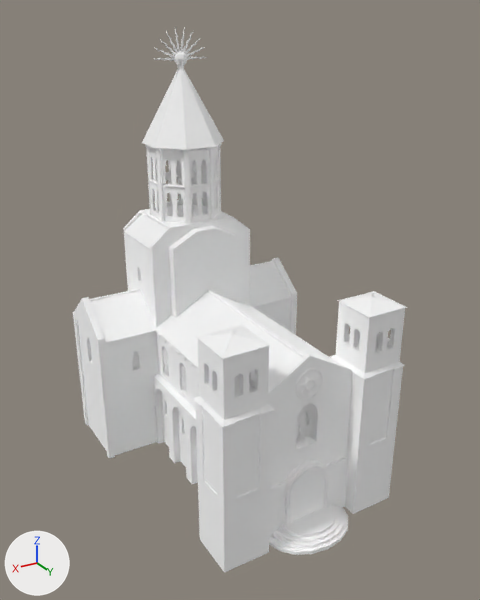
The glTF model Client/Client/Resource/DDSMapData/Meshes/medieval_church.gltf, before and after one commit.
Before and after are seen from a camera (50 mm lens) standing at (13.4, 27.2, 19.3) and looking at (-0.6, 3.9, 7.6). Lighting does not change. The marker at lower left points along +X, +Y and +Z. The first picture is the older version. Vertices at exactly the same position are counted once.

Objects in the first picture: 'medieval_church'.
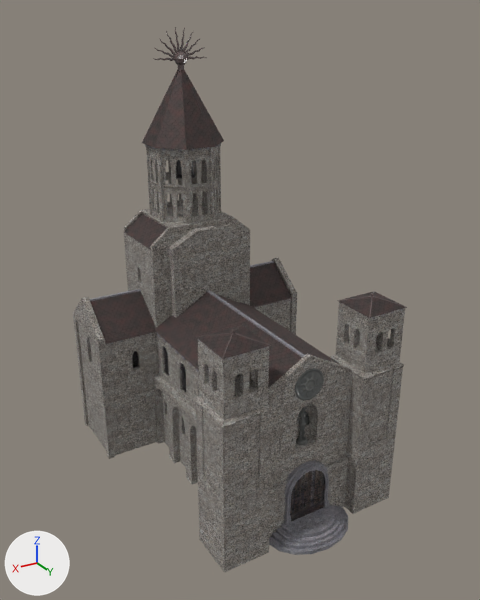
Patch to the scene script:
```diff
--- a/Client/Client/Resource/DDSMapData/Meshes/medieval_church.gltf.py
+++ b/Client/Client/Resource/DDSMapData/Meshes/medieval_church.gltf.py
@@ mat_stone_medieval_church @@
+mat_stone_medieval_church = principled_material('Stone_medieval_church')
+mat_stone_medieval_church.texture = img_medieval_church_texture_4_png
+mat_stone_medieval_church.roughness = 0.2
@@ mat_metal_medieval_church @@
+mat_metal_medieval_church = principled_material('Metal_medieval_church')
+mat_metal_medieval_church.texture = img_medieval_church_texture_1_png
+mat_metal_medieval_church.roughness = 0.2
@@ mat_wroughtiron_medieval_church @@
+mat_wroughtiron_medieval_church = principled_material('WroughtIron_medieval_church')
+mat_wroughtiron_medieval_church.texture = img_medieval_church_texture_5_png
+mat_wroughtiron_medieval_church.roughness = 0.2
@@ mat_rooftiles3_medieval_church @@
+mat_rooftiles3_medieval_church = principled_material('RoofTiles3_medieval_church')
+mat_rooftiles3_medieval_church.texture = img_medieval_church_texture_2_png
+mat_rooftiles3_medieval_church.metallic = 1.0
+mat_rooftiles3_medieval_church.roughness = 0.752
@@ mat_greybrick2_medieval_church @@
+mat_greybrick2_medieval_church = principled_material('GreyBrick2_medieval_church')
+mat_greybrick2_medieval_church.texture = img_medieval_church_texture_3_png
+mat_greybrick2_medieval_church.roughness = 1.0
@@ mat_black_medieval_church @@
+mat_black_medieval_church = principled_material('Black_medieval_church')
+mat_black_medieval_church.texture = img_medieval_church_texture_0_png
+mat_black_medieval_church.roughness = 0.2
@@ mat_churchdoor1_medieval_church @@
+mat_churchdoor1_medieval_church = principled_material('ChurchDoor1_medieval_church')
+mat_churchdoor1_medieval_church.texture = img_medieval_church_texture_8_png
+mat_churchdoor1_medieval_church.roughness = 0.2
@@ mat_marble_medieval_church @@
+mat_marble_medieval_church = principled_material('Marble_medieval_church')
+mat_marble_medieval_church.texture = img_medieval_church_texture_7_png
+mat_marble_medieval_church.roughness = 0.2
@@ me_medieval_church @@
 me_medieval_church.from_pydata(...)  # 25944 vertices, 42595 faces; spans x -7.1..5.3, y -5.2..11.7, z 0.0..18.8
-me_medieval_church.materials.append(mat_wood)  # white #ffffff
-me_medieval_church.materials.append(mat_logedgeweathered)  # white #ffffff
-me_medieval_church.materials.append(mat_doortype1_2)  # white #ffffff
+# me_medieval_church part 1: all 27199 faces that had it switch from mat_marble (white #ffffff) to mat_marble_medieval_church (picture img_medieval_church_texture_7_png)
+# me_medieval_church part 2: all 1605 faces that had it switch from mat_stone (white #ffffff) to mat_stone_medieval_church (picture img_medieval_church_texture_4_png)
+# me_medieval_church part 3: all 9 faces that had it switch from mat_churchdoor1 (white #ffffff) to mat_churchdoor1_medieval_church (picture img_medieval_church_texture_8_png)
+# me_medieval_church part 4: all 3380 faces that had it switch from mat_wroughtiron (white #ffffff) to mat_wroughtiron_medieval_church (picture img_medieval_church_texture_5_png)
+# me_medieval_church part 5: all 8439 faces that had it switch from mat_greybrick2 (white #ffffff) to mat_greybrick2_medieval_church (picture img_medieval_church_texture_3_png)
+# me_medieval_church part 6: all 1098 faces that had it switch from mat_metal (white #ffffff) to mat_metal_medieval_church (picture img_medieval_church_texture_1_png)
+# me_medieval_church part 7: all 40 faces that had it switch from mat_rooftiles3 (white #ffffff) to mat_rooftiles3_medieval_church (picture img_medieval_church_texture_2_png)
+# me_medieval_church part 8: all 423 faces that had it switch from mat_black (white #ffffff) to mat_black_medieval_church (picture img_medieval_church_texture_0_png)
 me_medieval_church.materials.append(mat_rustedmetal)
+me_medieval_church.materials.append(mat_wood_medieval_church)  # picture img_medieval_church_texture_6_png
+me_medieval_church.materials.append(mat_logedgeweathered_medieval_church)  # picture img_medieval_church_texture_9_png
+me_medieval_church.materials.append(mat_doortype1_2_medieval_church)  # picture img_medieval_church_texture_10_png
```

Changed parts and their boxes (x1, y1, x2, y2) in the pictures (480 x 600 px):
part 1 of me_medieval_church, recoloured (white to grey): (295, 368, 324, 445) in both
part 2 of me_medieval_church, recoloured: (89, 143, 403, 555) in both
part 3 of me_medieval_church, recoloured (white to black): (290, 470, 325, 521) in both
part 4 of me_medieval_church, recoloured: (132, 161, 196, 433) in both
part 5 of me_medieval_church, recoloured (white to grey): (73, 145, 405, 573) in both
part 6 of me_medieval_church, recoloured: (105, 27, 407, 370) in both
part 7 of me_medieval_church, recoloured: (90, 69, 405, 388) in both
part 8 of me_medieval_church, recoloured: (132, 351, 186, 388) in both
